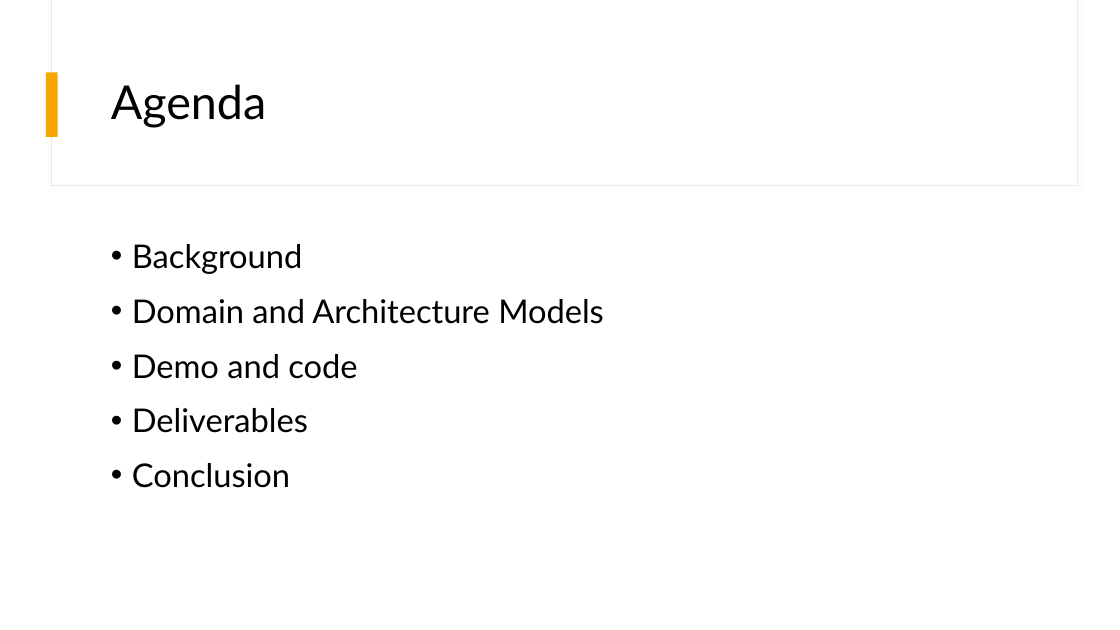
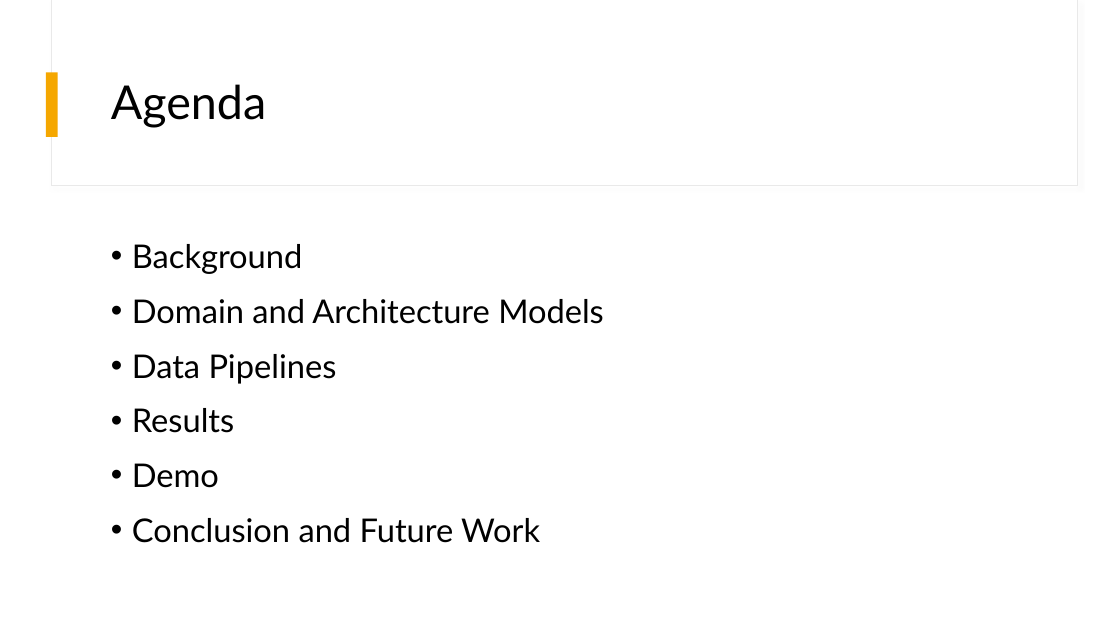
Before and after one commit to xlumzee/Optimizing-Trading-Strategies-RL, a slide deck: slide 2 of presentation/MajorDemo2_ppt.pptx. Drawn at 1120x630 pixels with LibreOffice and Linux fonts; fonts in the diff are those of the drawing. Boxes give left, top, right and bottom in pixels: in the first picture for what was removed or moved away, otherwise in the second. Text is boxed around its words. In the diff, an @@ line names an element or a change of style, - is before the commit and + after.

```diff
--- a/presentation/MajorDemo2_ppt.pptx
+++ b/presentation/MajorDemo2_ppt.pptx
@@ text at box(132, 354, 540, 543): text changed @@
-• Demo and code
-• Deliverables
-• Conclusion
+• Data Pipelines
+• Results
+• Demo
+• Conclusion and Future Work
```
Also in this commit, not shown: 20 other files.
